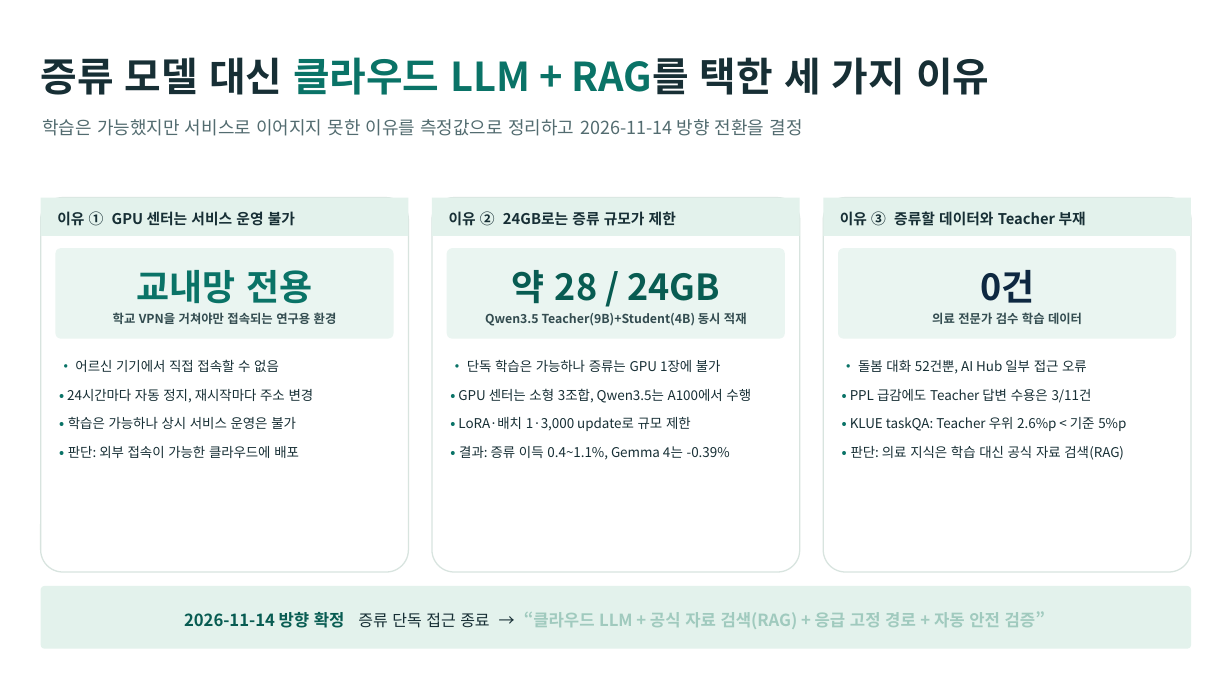
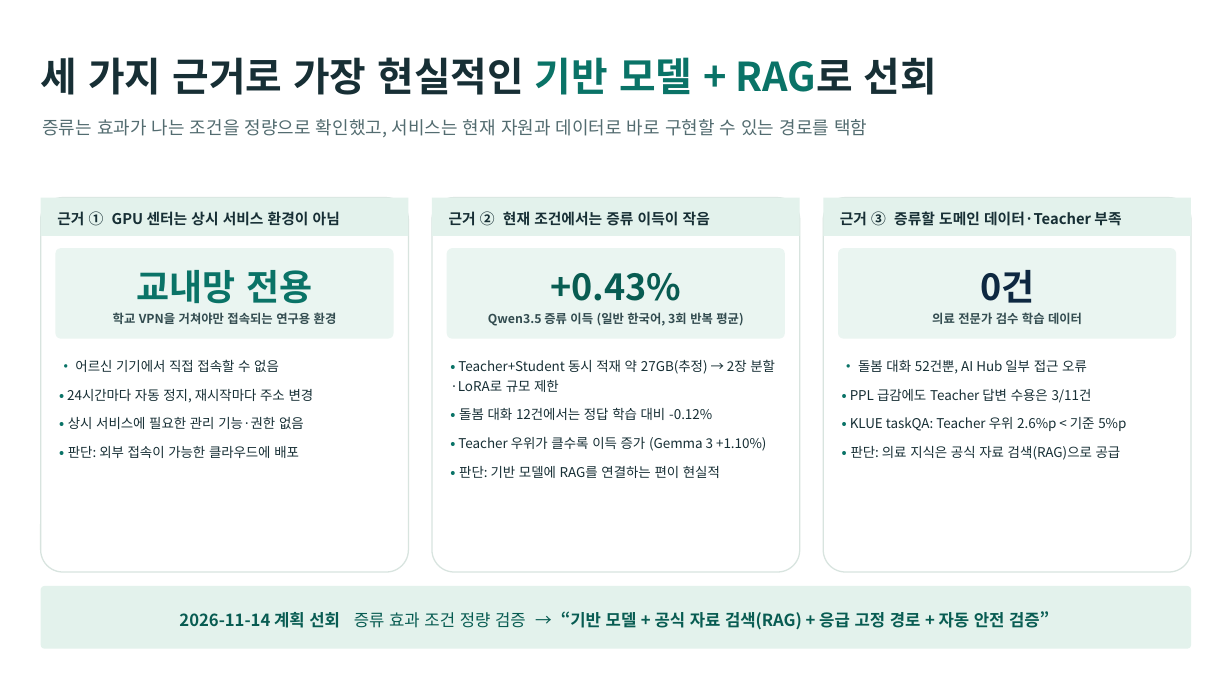
Before and after one commit to YOONPYOGitHub/knowledge-distillation, a slide deck: slide 11 of 261203_프로젝트_최종발표_ver3.0(GPT)_길량 수정.pptx. Drawn at 1232x693 pixels with LibreOffice and Linux fonts; fonts in the diff are those of the drawing. Boxes give left, top, right and bottom in pixels: in the first picture for what was removed or moved away, otherwise in the second. Text is boxed around its words. In the diff, an @@ line names an element or a change of style, - is before the commit and + after.

```diff
--- a/261203_프로젝트_최종발표_ver3.0(GPT)_길량 수정.pptx
+++ b/261203_프로젝트_최종발표_ver3.0(GPT)_길량 수정.pptx
@@ text at (41, 57, 937, 95): text changed @@
-증류 모델 대신 클라우드 LLM + RAG를 택한 세 가지 이유
+세 가지 근거로 가장 현실적인 기반 모델 + RAG로 선회
@@ text at (42, 119, 867, 137): text changed @@
-학습은 가능했지만 서비스로 이어지지 못한 이유를 측정값으로 정리하고 2026-11-14 방향 전환을 결정
+증류는 효과가 나는 조건을 정량으로 확인했고, 서비스는 현재 자원과 데이터로 바로 구현할 수 있는 경로를 택함
@@ text at (57, 211, 340, 226): text changed @@
-이유 ① GPU 센터는 서비스 운영 불가
+근거 ① GPU 센터는 상시 서비스 환경이 아님
@@ text at (449, 211, 710, 226): text changed @@
-이유 ② 24GB로는 증류 규모가 제한
+근거 ② 현재 조건에서는 증류 이득이 작음
@@ text at (840, 211, 1121, 226): text changed @@
-이유 ③ 증류할 데이터와 Teacher 부재
+근거 ③ 증류할 도메인 데이터·Teacher 부족
@@ text at (550, 273, 681, 301): text changed @@
-약 28 / 24GB
++0.43%
@@ text at (488, 312, 743, 326): text changed @@
-Qwen3.5 Teacher(9B)+Student(4B) 동시 적재
+Qwen3.5 증류 이득 (일반 한국어, 3회 반복 평균)
@@ text at (450, 359, 775, 478): text changed @@
-• 단독 학습은 가능하나 증류는 GPU 1장에 불가
-• GPU 센터는 소형 3조합, Qwen3.5는 A100에서 수행
-• LoRA·배치 1·3,000 update로 규모 제한
-• 결과: 증류 이득 0.4~1.1%, Gemma 4는 -0.39%
+• Teacher+Student 동시 적재 약 27GB(추정) → 2장 분할·LoRA로 규모 제한
+• 돌봄 대화 12건에서는 정답 학습 대비 -0.12%
+• Teacher 우위가 클수록 이득 증가 (Gemma 3 +1.10%)
+• 판단: 기반 모델에 RAG를 연결하는 편이 현실적
@@ text at (68, 417, 304, 429): text changed @@
-• 학습은 가능하나 상시 서비스 운영은 불가
+• 상시 서비스에 필요한 관리 기능·권한 없음
@@ text at (851, 446, 1121, 460): text changed @@
-• 판단: 의료 지식은 학습 대신 공식 자료 검색(RAG)
+• 판단: 의료 지식은 공식 자료 검색(RAG)으로 공급
@@ text at (179, 611, 1049, 630): text changed; text colour #A0CABE to #085C52 @@
-2026-11-14 방향 확정 증류 단독 접근 종료 → “클라우드 LLM + 공식 자료 검색(RAG) + 응급 고정 경로 + 자동 안전 검증”
+2026-11-14 계획 선회 증류 효과 조건 정량 검증 → “기반 모델 + 공식 자료 검색(RAG) + 응급 고정 경로 + 자동 안전 검증”
```
